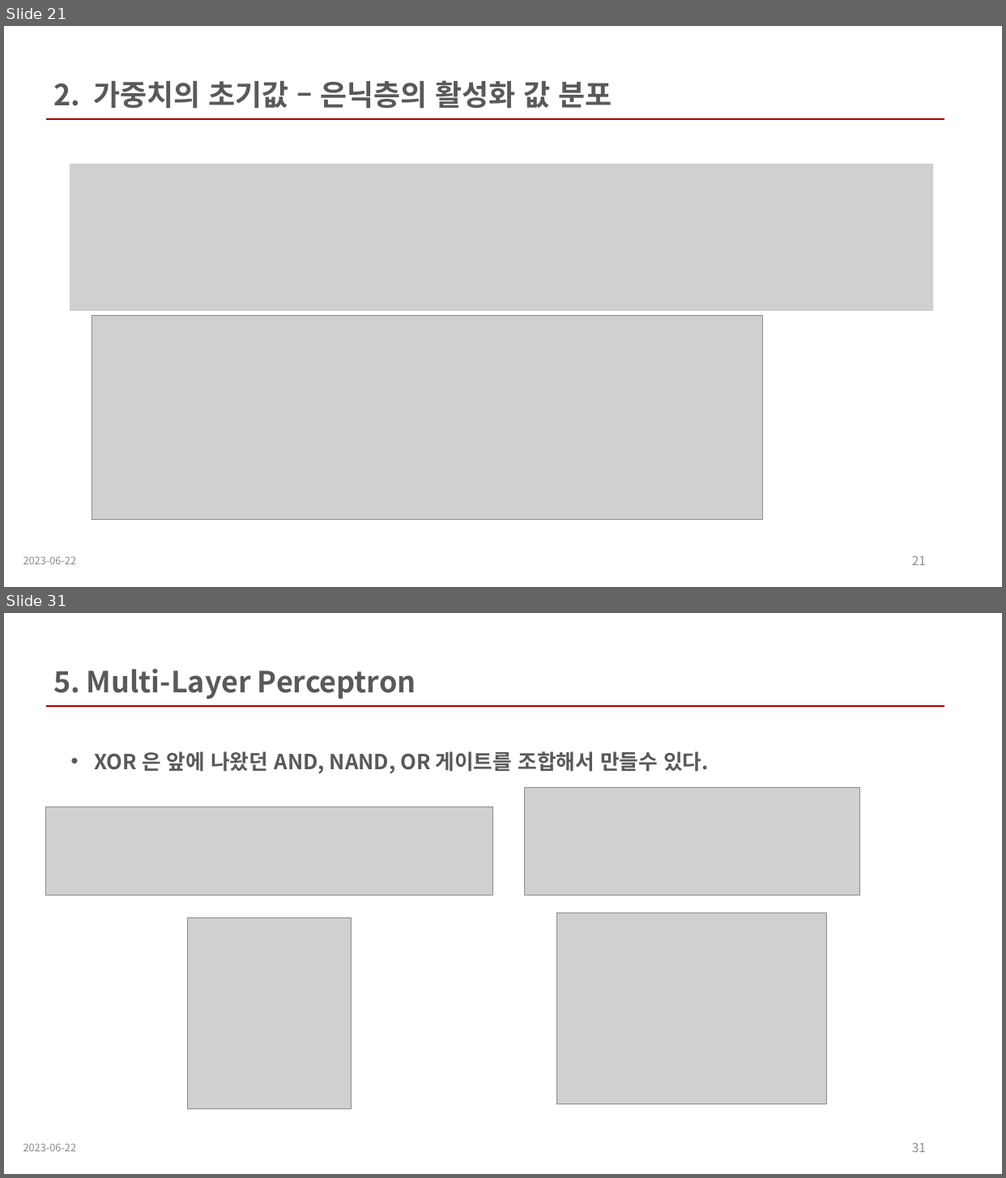
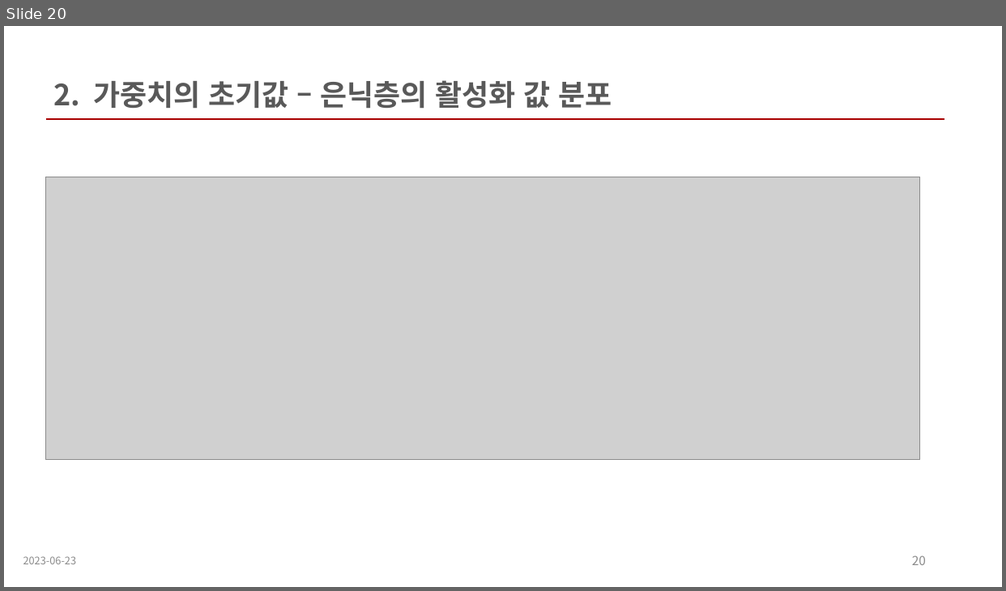
Before and after one commit to wkdnffla3/Dev_doc, a slide deck: deep_learning/DL_ppt/6_technique.pptx. Shown one above the other, each under a label of ours: slides 21 and 31 before the commit, slide 20 after it; the slides between them are not shown. The pictures are 1006x1178 and 1006x591 pixels, drawn with LibreOffice and Linux fonts; fonts in the diff are those of the drawing; grey boxes stand for pictures. Boxes give left, top, right and bottom in pixels: in the first picture for what was removed or moved away, otherwise in the second. Text is boxed around its words. In the diff, an @@ line names an element or a change of style, - is before the commit and + after.

```diff
--- a/deep_learning/DL_ppt/6_technique.pptx
+++ b/deep_learning/DL_ppt/6_technique.pptx
@@ slide 31 removed at box(4, 613, 1002, 1174), background #FFFFFF @@
@@ text removed at box(53, 669, 416, 699) @@
-5. Multi-Layer Perceptron
@@ line removed from (46, 707) to (945, 707) @@
@@ text removed at box(94, 752, 709, 774) @@
-• XOR 은 앞에 나왔던 AND, NAND, OR 게이트를 조합해서 만들수 있다.
@@ picture removed at box(46, 807, 493, 895) @@
@@ picture removed at box(524, 787, 860, 895) @@
@@ picture removed at box(187, 918, 351, 1110) @@
@@ picture removed at box(557, 914, 828, 1105) @@
@@ text removed at box(23, 1144, 77, 1152) @@
-2023-06-22
@@ page number removed at box(912, 1143, 926, 1152) @@
-31
@@ what was slide 21 is now slide 20 @@
@@ slide 20 changed as well @@
@@ picture removed at box(70, 164, 934, 311) @@
@@ picture added at box(46, 177, 920, 460) @@
@@ picture removed at box(91, 316, 762, 519) @@
@@ text at box(23, 557, 77, 565): text changed @@
-2023-06-22
+2023-06-23
@@ page number at box(912, 556, 926, 565): text changed @@
-21
+20
```
Also in this commit, not shown: 20 other slides changed, 17 slides added, 12 other slides removed, 1 other file.
